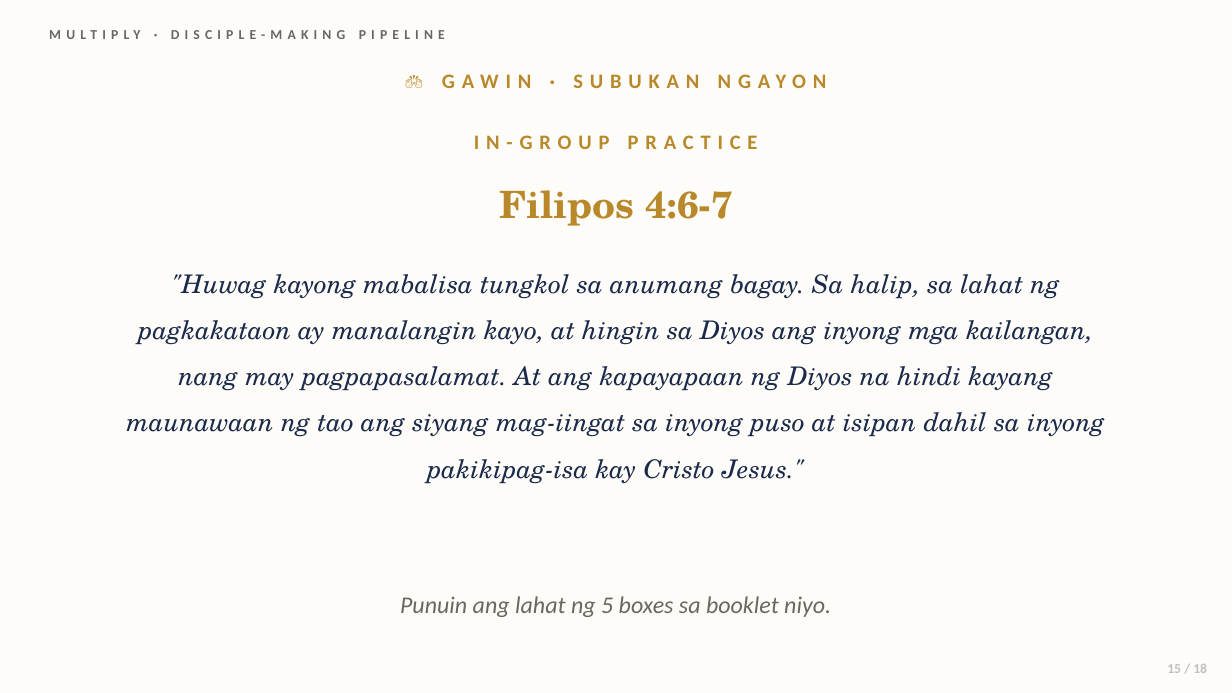
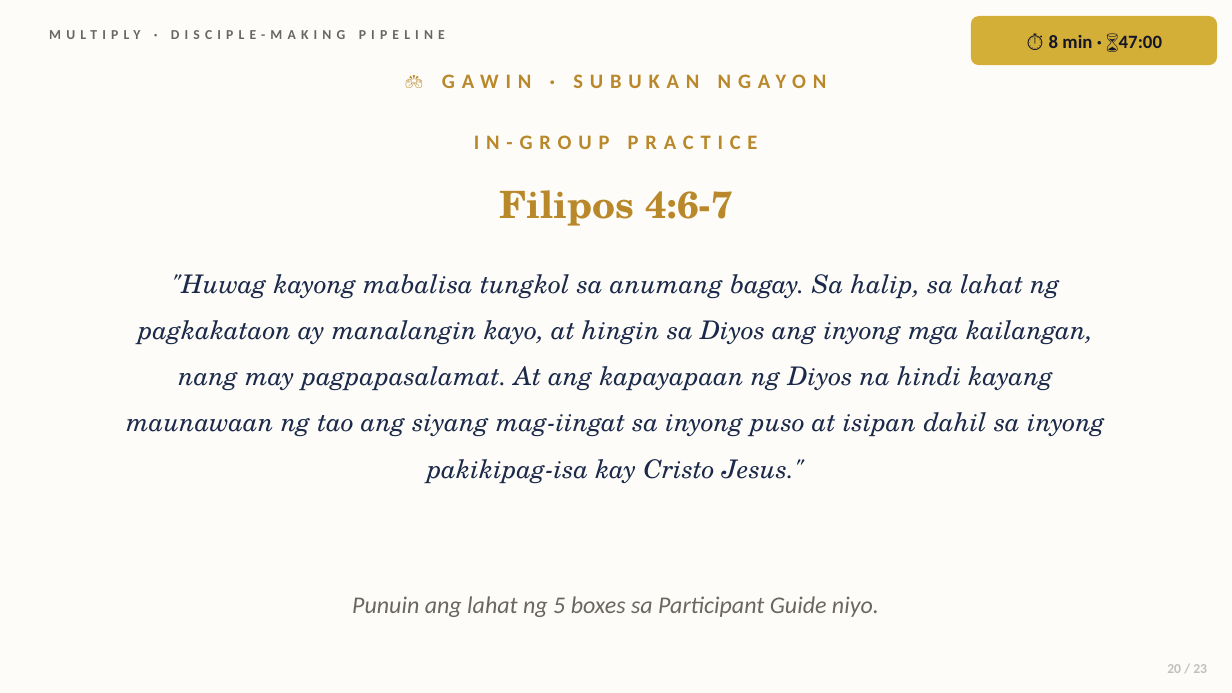
Before and after one commit to gejable1/multiply, a slide deck: slide 20 of lessons/btli101_xrw5fg/btli1_l2_slides.pptx (slide 15 before the commit). Drawn at 1232x693 pixels with LibreOffice and Linux fonts; fonts in the diff are those of the drawing. Boxes give left, top, right and bottom in pixels: in the first picture for what was removed or moved away, otherwise in the second. Text is boxed around its words. In the diff, an @@ line names an element or a change of style, - is before the commit and + after.

```diff
--- a/lessons/btli101_xrw5fg/btli1_l2_slides.pptx
+++ b/lessons/btli101_xrw5fg/btli1_l2_slides.pptx
@@ rounded rectangle added at (971,16,1217,65), fill #D4AF37, 11 pt, text #141628, bold @@
+⏱ 8 min · ⌛47:00
@@ text at (352,596,879,617): text changed @@
-Punuin ang lahat ng 5 boxes sa booklet niyo.
+Punuin ang lahat ng 5 boxes sa Participant Guide niyo.
@@ text at (1167,664,1207,673): text changed @@
-15 / 18
+20 / 23
```
Also in this commit, not shown: 17 other slides changed, 5 slides added.
